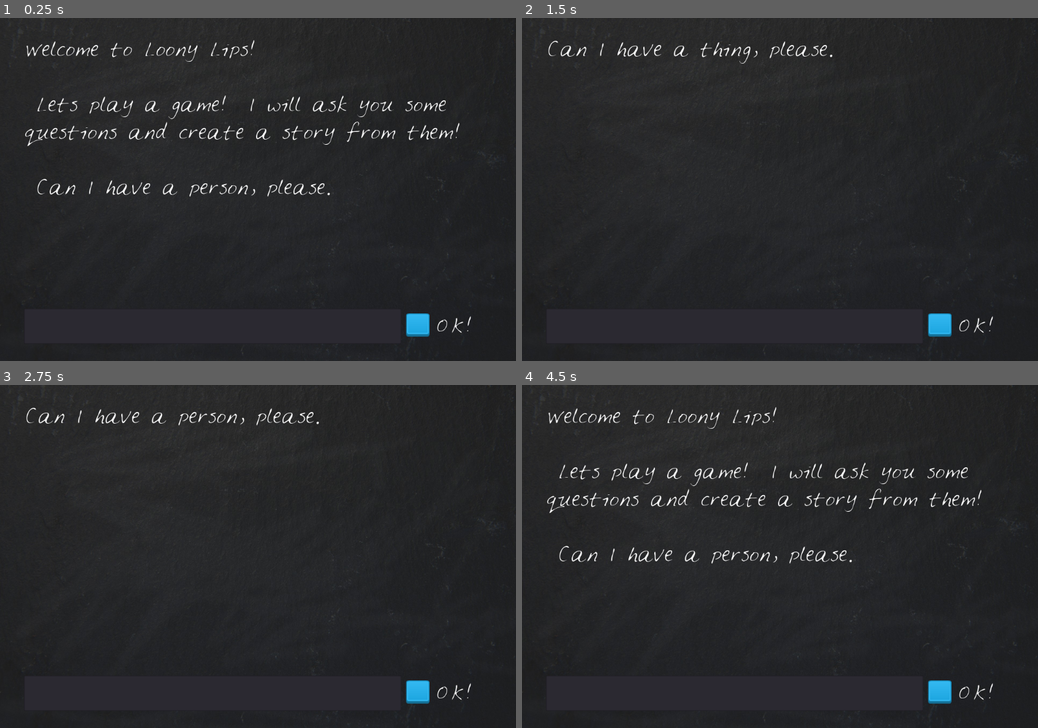
Above: before the commit, frames 1-4 (two rows, left to right).
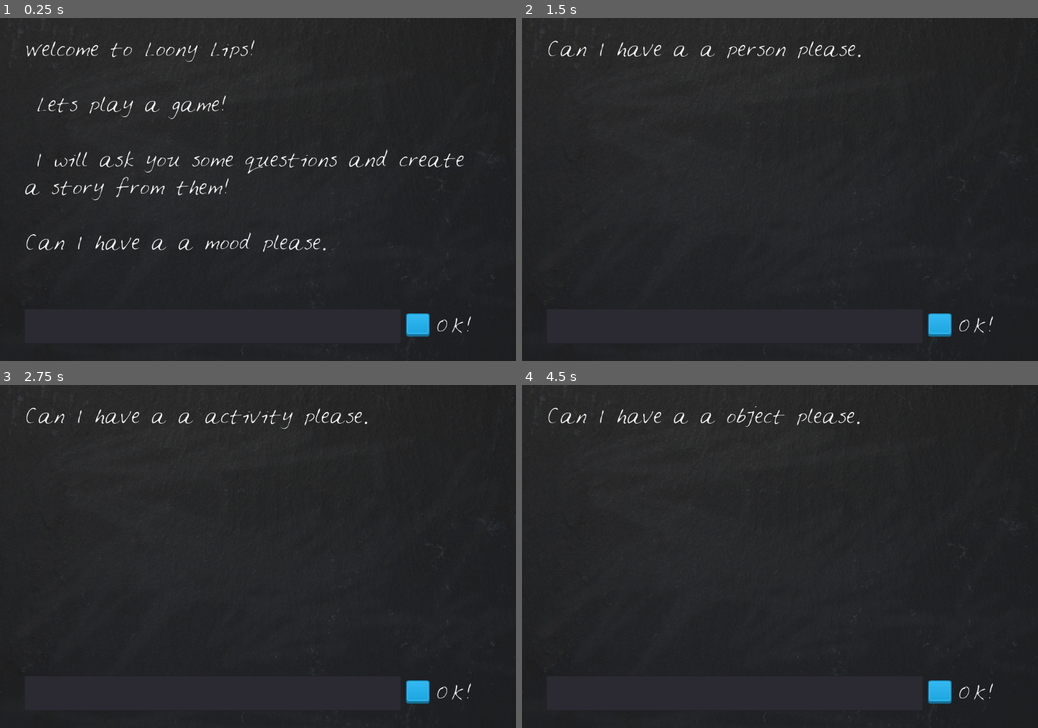
Above: after the commit, the same moments.

Repository: cyberbray/GDTV_Godot-Course_Loony_Lips
Game: Godot game, scene res://Narrator.tscn
Two runs of this game, one before a commit and one after it. Both use one fixed random seed, a clock stepped at 60 frames per second and the inputs below.
Inputs (mouse positions are in pixels of both pictures, inside the frame that each line leads up to):
- Up to frame 1 (0.25 s): no input
- Up to frame 2 (1.5 s): click (733, 326) at 0.52 s; type "12" at 0.6 s; click "OK!" at 1.25 s
- Up to frame 3 (2.75 s): click "OK!" at 2 s
- Up to frame 4 (4.5 s): click "OK!" at 2.75 s; tap Enter at 3.5 s; click "Again?" (after the commit: "OK!") at 4.25 s

The runs differ from the first frame. In frame 1, 3.0% of the frame differs, in the area x 4-90%, y 22-69%; in frame 2, 0.5%; in frame 3, 0.5%; in frame 4, 2.7%.

Commit message:
moved stories to JSON files and referenced these.

Diff:
--- a/Narrator.gd
+++ b/Narrator.gd
@@ -1,24 +1,28 @@
 extends Node2D
 
 var player_words = []
-
-var template = [
-		{
-		"prompt" : ["a mood", "a person", "a activity", "a place", "a person", "a object", "a action"],
-		"story" : "It was a %s day, so %s went %s in the %s.  %s saw this so grabbed the nearest %s and started %s it!"
-		},
-		{
-		"prompt" : ["a person", "a thing", "a person", "a mood"],
-		"story" : "%s arrived riding a %s, this made %s %s!"
-		}
-	]
 var current_story
+var strings # text displayed to the player
 
 func _ready():
+	set_random_story()
+	strings = get_from_json("other_strings.json")
+	$Blackboard/StoryText.text = strings["intro_text"]
+	prompt_player()
+	$Blackboard/EditBox.text = ""
+
+func set_random_story():
+	var stories = get_from_json("stories.json")
 	randomize()
-	current_story = template [randi() % template.size()]
-	$Blackboard/StoryText.text = "Welcome to Loony Lips! \n\n Lets play a game!  I will ask you some questions and create a story from them! \n\n Can I have " + current_story.prompt[player_words.size()] + ", please."
-	$Blackboard/EditBox.text = ""
+	current_story = stories [randi() % stories.size()]
+
+func get_from_json(filename):
+	var file = File.new() #the file object
+	file.open(filename, File.READ) #Assuming the file exists
+	var text = file.get_as_text()
+	var data = parse_json(text)
+	file.close()
+	return data
 
 func _on_OKButton_pressed():
 	if is_story_done():
@@ -30,13 +34,15 @@
 func _on_EditBox_text_entered(new_text):
 	player_words.append(new_text)
 	$Blackboard/EditBox.text = ""
+	$Blackboard/StoryText.text = ""
 	check_player_word_length()
 
 func is_story_done():
 	return player_words.size() == current_story.prompt.size()
 
 func prompt_player():
-	$Blackboard/StoryText.text = ("Can I have " + current_story.prompt[player_words.size()] + ", please.")
+	var next_prompt = current_story["prompt"][player_words.size()]
+	$Blackboard/StoryText.text += (strings["prompt"] % next_prompt)
 
 func check_player_word_length():
 	if is_story_done():
@@ -47,6 +53,7 @@
 
 func tell_story():
 	$Blackboard/StoryText.text = current_story.story % player_words
+	$Blackboard/OKButton/RichTextLabel.text = strings["again"]
 	end_game()
 
 func end_game():
--- /dev/null
+++ b/other_strings.json
@@ -0,0 +1,7 @@
+{
+        "intro_text" : "Welcome to Loony Lips! \n\n Lets play a game! \n\n I will ask you some questions and create a story from them!\n\n"
+        ,
+        "prompt" : "Can I have a %s please."
+        ,
+        "again" : "Again!"
+    }
--- /dev/null
+++ b/stories.json
@@ -0,0 +1,33 @@
+[
+		{
+		"prompt" : ["a mood",
+        "a person",
+        "a activity",
+        "a place",
+        "a person",
+        "a object",
+        "a action"],
+		"story" : "It was a %s day, so %s went %s in the %s.  %s saw this so grabbed the nearest %s and started %s it!"
+		},
+		{
+		"prompt" : ["a person",
+        "a thing",
+        "a person",
+        "a mood"],
+		"story" : "%s arrived riding a %s, this made %s %s!"
+		},
+        {
+		"prompt" : ["a number",
+        "a person",
+        "a person",
+        "an action",
+        "an animal"],
+		"story" : "It was %s years ago when %s saw %s %s the last %s."
+        },
+        {
+        "prompt" : ["an animal",
+        "a place",
+        "a person"],
+        "story" : "The %s waited outside the %s for %s to leave."
+            }
+	]
